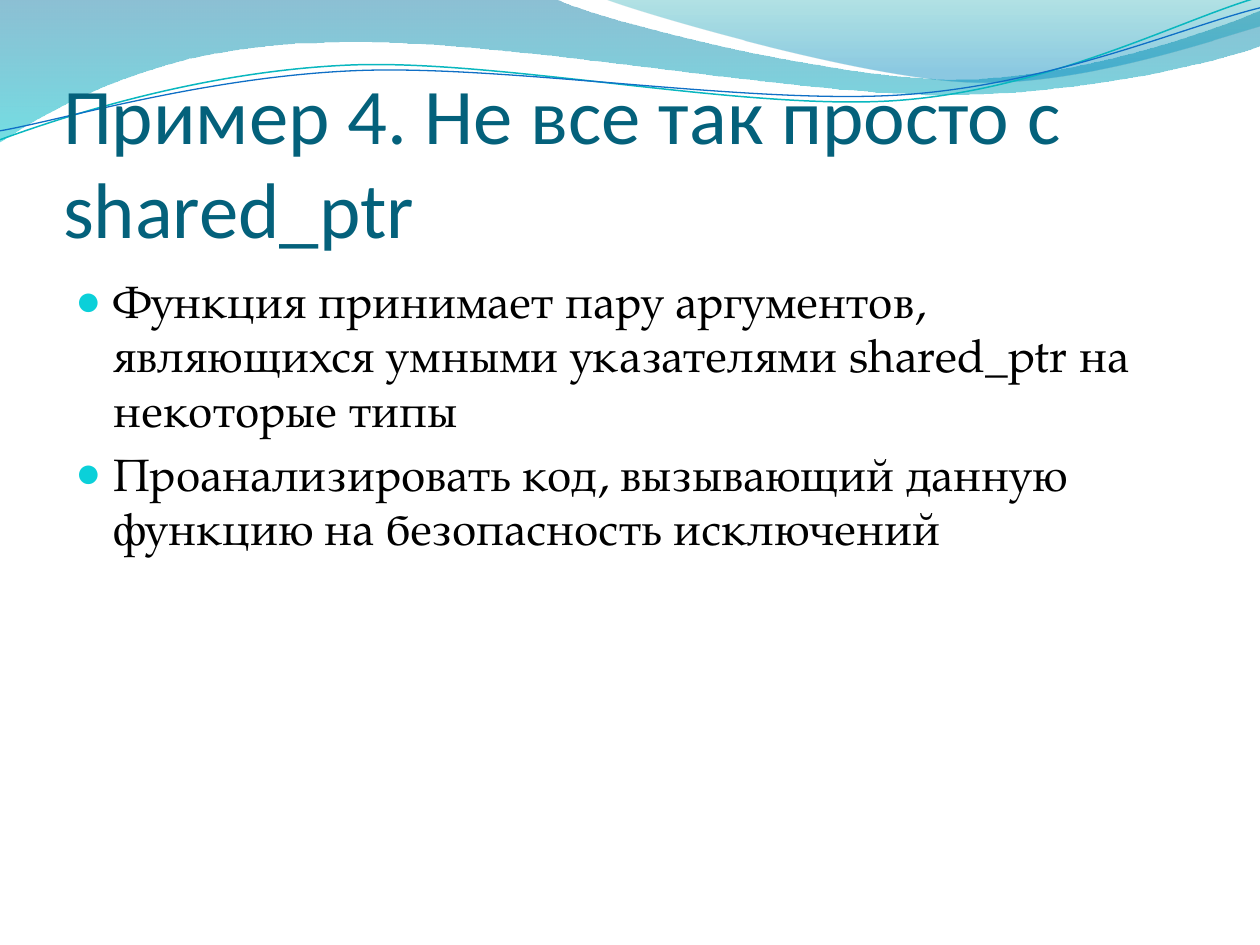
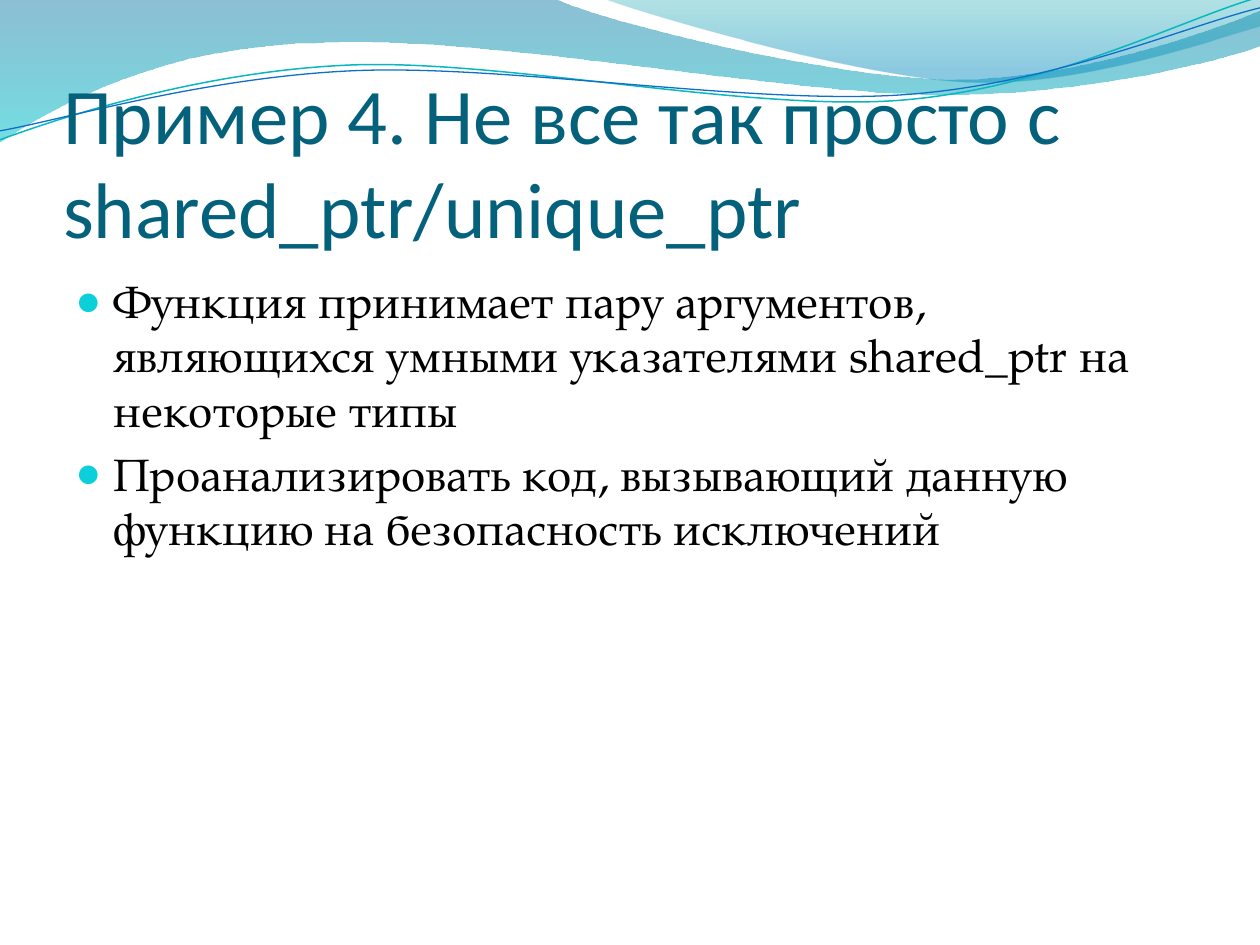
Before and after one commit to alexey-malov/oop, a slide deck: slide 55 of lectures/05/Обработка ошибок и исключительных ситуаций.pptx. Drawn at 1260x945 pixels with LibreOffice and Linux fonts; fonts in the diff are those of the drawing; background and template pictures are left out. Boxes give left, top, right and bottom in pixels: in the first picture for what was removed or moved away, otherwise in the second. Text is boxed around its words. In the diff, an @@ line names an element or a change of style, - is before the commit and + after.

```diff
--- a/lectures/05/Обработка ошибок и исключительных ситуаций.pptx
+++ b/lectures/05/Обработка ошибок и исключительных ситуаций.pptx
@@ title at bbox=[63, 78, 1060, 251]: text changed @@
-Пример 4. Не все так просто с shared_ptr
+Пример 4. Не все так просто с shared_ptr/unique_ptr
```
Also in this commit, not shown: 5 other slides changed, 1 other file.
